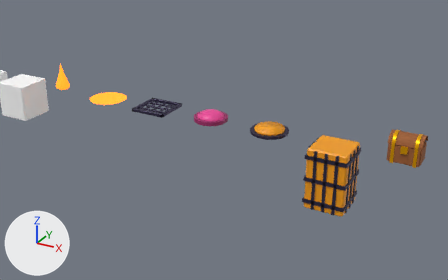
Before and after pictures for a commit that changed the glTF model src/models/assets.glb.
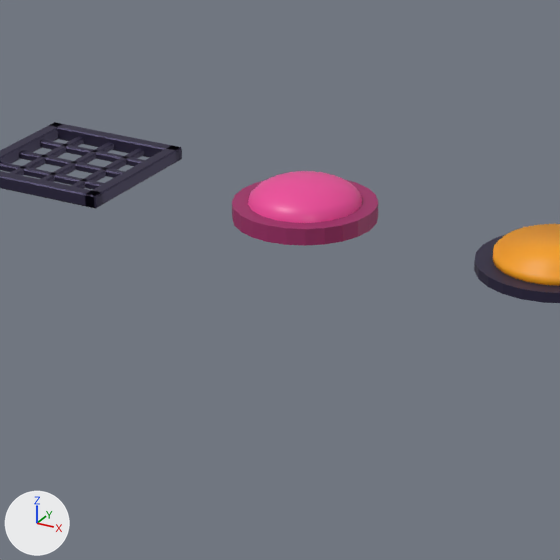
Each version is shown from a camera (50 mm lens) standing at (15.19, -12.39, 5.73) and looking at (8.37, 0.0, -0.47), then close up on the part from 31% to 60% of the width and 25% to 71% of the height. Every picture has the same lights, and +X, +Y and +Z are marked at lower left. The older version's two pictures come first. Where no turn or scale is listed for an object, it has been applied to the vertices. Vertices at exactly the same position are counted once.

Objects in the first close-up: 'fire_grate', 'jump_pad_base', 'jump_pad_top', 'switch_base', 'switch_button'.
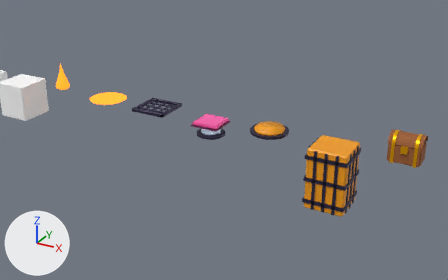
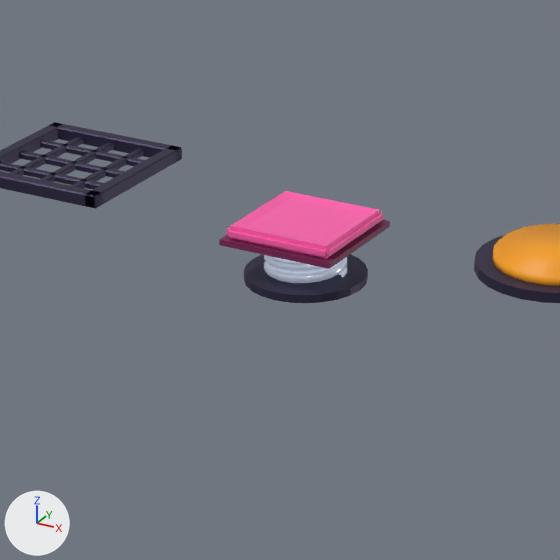
Patch to the scene script:
```diff
--- a/src/models/assets.glb.py
+++ b/src/models/assets.glb.py
@@ mat_springsteel @@
+mat_springsteel = principled_material('SpringSteel')
+mat_springsteel.base_color = (0.761, 0.807, 0.871)  # white #e2e8f0
+mat_springsteel.metallic = 0.6
+mat_springsteel.roughness = 0.2
+mat_springsteel.emission_color = (0.152, 0.183, 0.241)  # greyish blue #6d7787
+mat_springsteel.emission_strength = 1.0
@@ mat_padrim @@
+mat_padrim = principled_material('PadRim')
+mat_padrim.base_color = (0.195, 0.0137, 0.0844)  # dark purple #7a1f52
@@ mat_padplate @@
+mat_padplate = principled_material('PadPlate')
+mat_padplate.base_color = (1.0, 0.114, 0.423)  # pink #ff5fae
+mat_padplate.roughness = 0.35
@@ me_jump_pad_base @@
 # used by ob_jump_pad_base; location = (8.0, 0.0, 0.0)
-me_jump_pad_base.from_pydata(...)  # 48 vertices, 92 faces; spans x -0.42..0.42, y -0.42..0.42, z 0.0..0.1
-me_jump_pad_base.materials.append(mat_padpinkdark)  # purple #9d2a66
+me_jump_pad_base.from_pydata(...)  # 48 vertices, 92 faces; spans x -0.36..0.36, y -0.36..0.36, z 0.0..0.05
+# me_jump_pad_base part 1: the whole mesh is scaled about the mesh origin by (0.857, 0.857, 0.5)
+me_jump_pad_base.materials.append(mat_iron)  # dark blue #3a3450
@@ me_jump_pad_spring @@
+me_jump_pad_spring.from_pydata(...)  # 584 vertices, 1152 faces; spans x -0.246..0.246, y -0.242..0.242, z 0.004..0.355
+me_jump_pad_spring.materials.append(mat_springsteel)  # white #e2e8f0, glowing greyish blue #6d7787
@@ me_jump_pad_plate_rim @@
+me_jump_pad_plate_rim.from_pydata(...)  # a box spanning x -0.36..0.36, y -0.36..0.36, z -0.112..-0.078
+me_jump_pad_plate_rim.materials.append(mat_padrim)  # dark purple #7a1f52
@@ me_jump_pad_plate_body @@
+me_jump_pad_plate_body.from_pydata(...)  # 36 vertices, 68 faces; spans x -0.34..0.34, y -0.34..0.34, z -0.08..0.0
+me_jump_pad_plate_body.materials.append(mat_padplate)  # pink #ff5fae
@@ ob_jump_pad_base @@
 ob_jump_pad_base = bpy.data.objects.new('jump_pad_base', me_jump_pad_base)
-ob_jump_pad_base.location = (8.0, 0.0, 0.0)
+ob_jump_pad_base.location = (8.0, 0.0, -0.38)
@@ ob_jump_pad_top @@
-ob_jump_pad_top = bpy.data.objects.new('jump_pad_top', me_jump_pad_top)
-ob_jump_pad_top.location = (8.0, 0.0, 0.1)
@@ ob_jump_pad_spring @@
+ob_jump_pad_spring = bpy.data.objects.new('jump_pad_spring', me_jump_pad_spring)
+ob_jump_pad_spring.location = (8.0, 0.0, -0.38)
@@ ob_jump_pad_plate_rim @@
+ob_jump_pad_plate_rim = bpy.data.objects.new('jump_pad_plate_rim', me_jump_pad_plate_rim)
+ob_jump_pad_plate_rim.location = (8.0, 0.0, 0.0)
@@ ob_jump_pad_plate_body @@
+ob_jump_pad_plate_body = bpy.data.objects.new('jump_pad_plate_body', me_jump_pad_plate_body)
+ob_jump_pad_plate_body.location = (8.0, 0.0, 0.0)
```

Location of each change, [x1, y1, x2, y2] in pixels of the close-ups (560 x 560 px):
'jump_pad_base', recoloured, moved, rescaled (15% narrower, 25% shorter)
    before: [232, 180, 378, 246]
    after: [244, 254, 368, 303]
'jump_pad_plate_body', added (pink)
    after: [226, 191, 383, 259]
'jump_pad_top', deleted (pink)
    before: [248, 171, 362, 223]
'jump_pad_plate_rim', added
    after: [219, 220, 390, 269]
'jump_pad_spring', added
    after: [264, 255, 347, 283]
